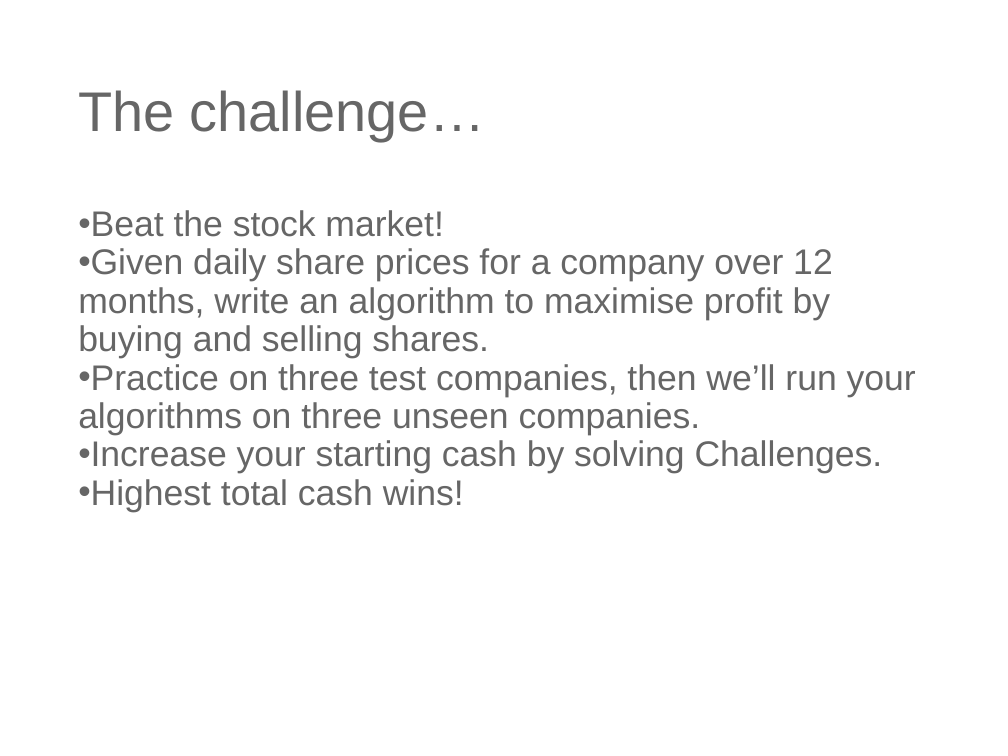
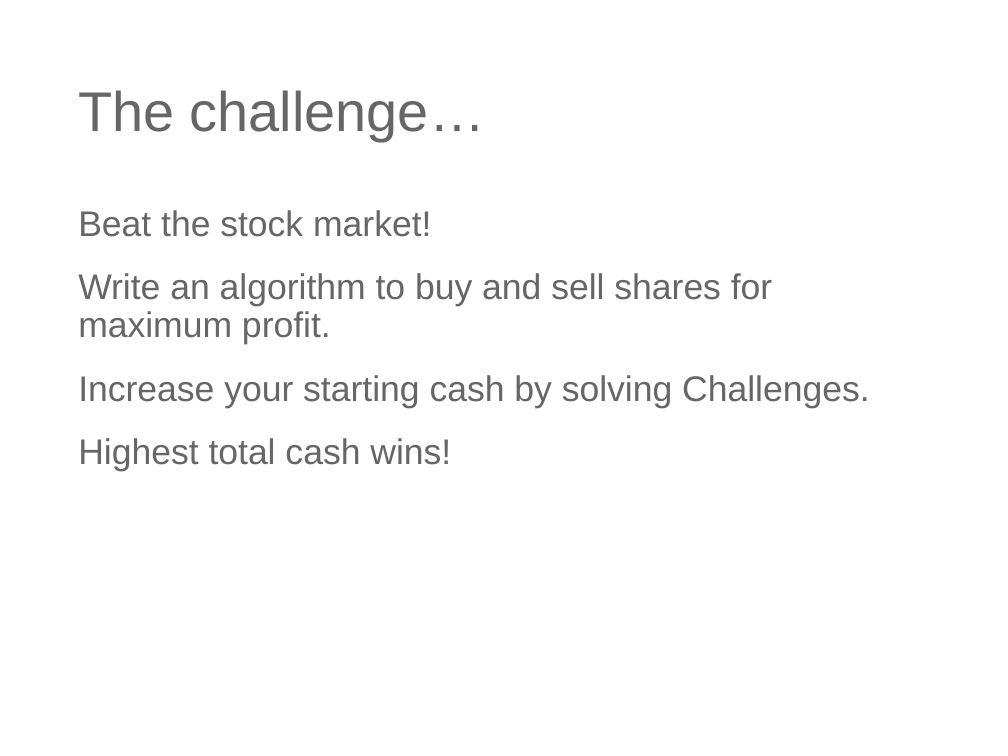
Before and after one commit to tpkelly/Hackathon, a slide deck: slide 2 of spec/Hackathon.pptx. Drawn at 1008x756 pixels with LibreOffice and Linux fonts; fonts in the diff are those of the drawing; background and template pictures are left out. Boxes give left, top, right and bottom in pixels: in the first picture for what was removed or moved away, otherwise in the second. Text is boxed around its words. In the diff, an @@ line names an element or a change of style, - is before the commit and + after.

```diff
--- a/spec/Hackathon.pptx
+++ b/spec/Hackathon.pptx
@@ text at [78, 210, 870, 471]: bullet • to none @@
@@ text at [78, 273, 772, 345]: text changed @@
-• Given daily share prices for a company over 12 months, write an algorithm to maximise profit by buying and selling shares.
-• Practice on three test companies, then we’ll run your algorithms on three unseen companies.
+Write an algorithm to buy and sell shares for maximum profit.
```
Also in this commit, not shown: 3 other slides changed, 1 other file.
